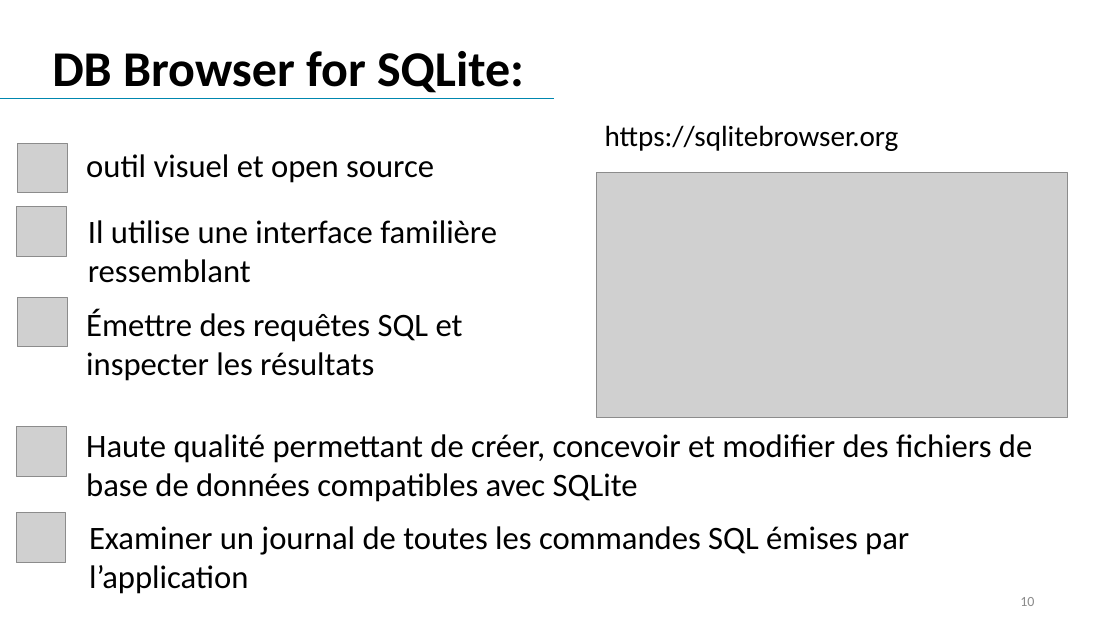
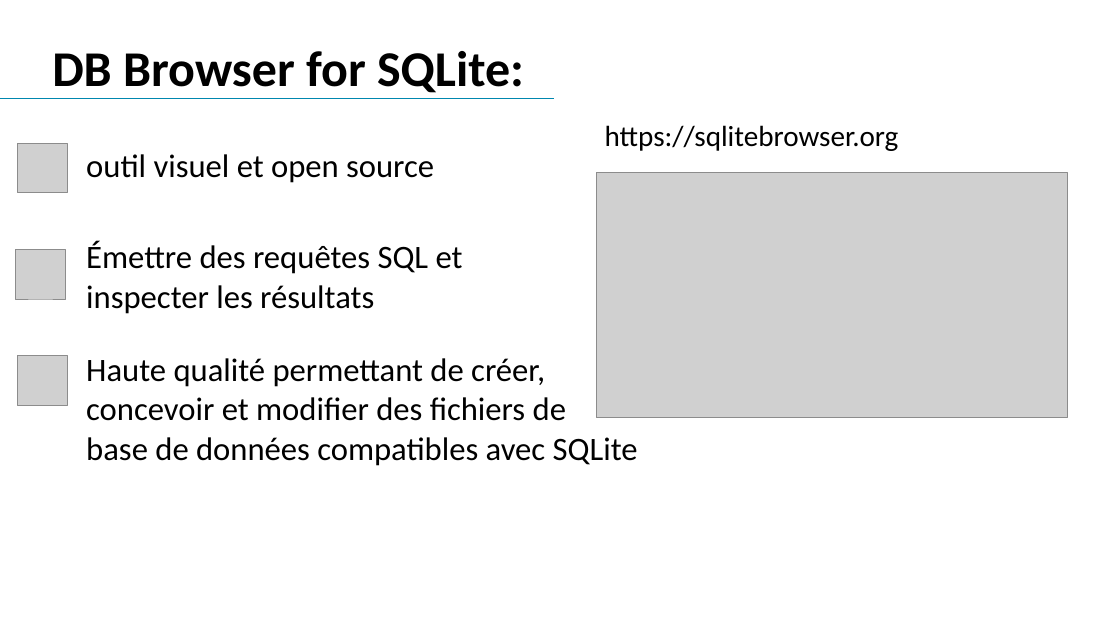
Before and after one commit to HouariZegai/academic-projects, a slide deck: slide 10 of Architecture SGBD/Project/presentation/Presentation-projet-SQLite.pptx. Drawn at 1120x630 pixels with LibreOffice and Linux fonts; fonts in the diff are those of the drawing; grey boxes stand for pictures. Boxes give left, top, right and bottom in pixels: in the first picture for what was removed or moved away, otherwise in the second. Text is boxed around its words. In the diff, an @@ line names an element or a change of style, - is before the commit and + after.

```diff
--- a/Architecture SGBD/Project/presentation/Presentation-projet-SQLite.pptx
+++ b/Architecture SGBD/Project/presentation/Presentation-projet-SQLite.pptx
@@ picture removed at [17, 207, 66, 256] @@
@@ text "Émettre des requêtes SQL et ...": place and size @@
-text "Émettre des requêtes SQL et ..." at [86, 310, 463, 381]
+text "Émettre des requêtes SQL et ..." at [86, 242, 463, 314]
@@ text removed at [88, 220, 497, 283] @@
-Il utilise une interface familière ressemblant
@@ picture: place and size @@
-picture at [18, 297, 67, 347]
+picture at [16, 250, 66, 299]
@@ picture: place and size @@
-picture at [17, 427, 66, 476]
+picture at [18, 355, 67, 405]
@@ text at [86, 358, 638, 466]: text changed @@
-Haute qualité permettant de créer, concevoir et modifier des fichiers de base de données compatibles avec SQLite
+Haute qualité permettant de créer,
+concevoir et modifier des fichiers de
+base de données compatibles avec SQLite
@@ picture removed at [16, 513, 66, 562] @@
@@ text removed at [89, 526, 909, 594] @@
-Examiner un journal de toutes les commandes SQL émises par l’application
@@ page number removed at [1020, 597, 1034, 606] @@
-10
```
Also in this commit, not shown: 53 other slides changed, 1 slide added, 1 slide removed, 19 other files.
